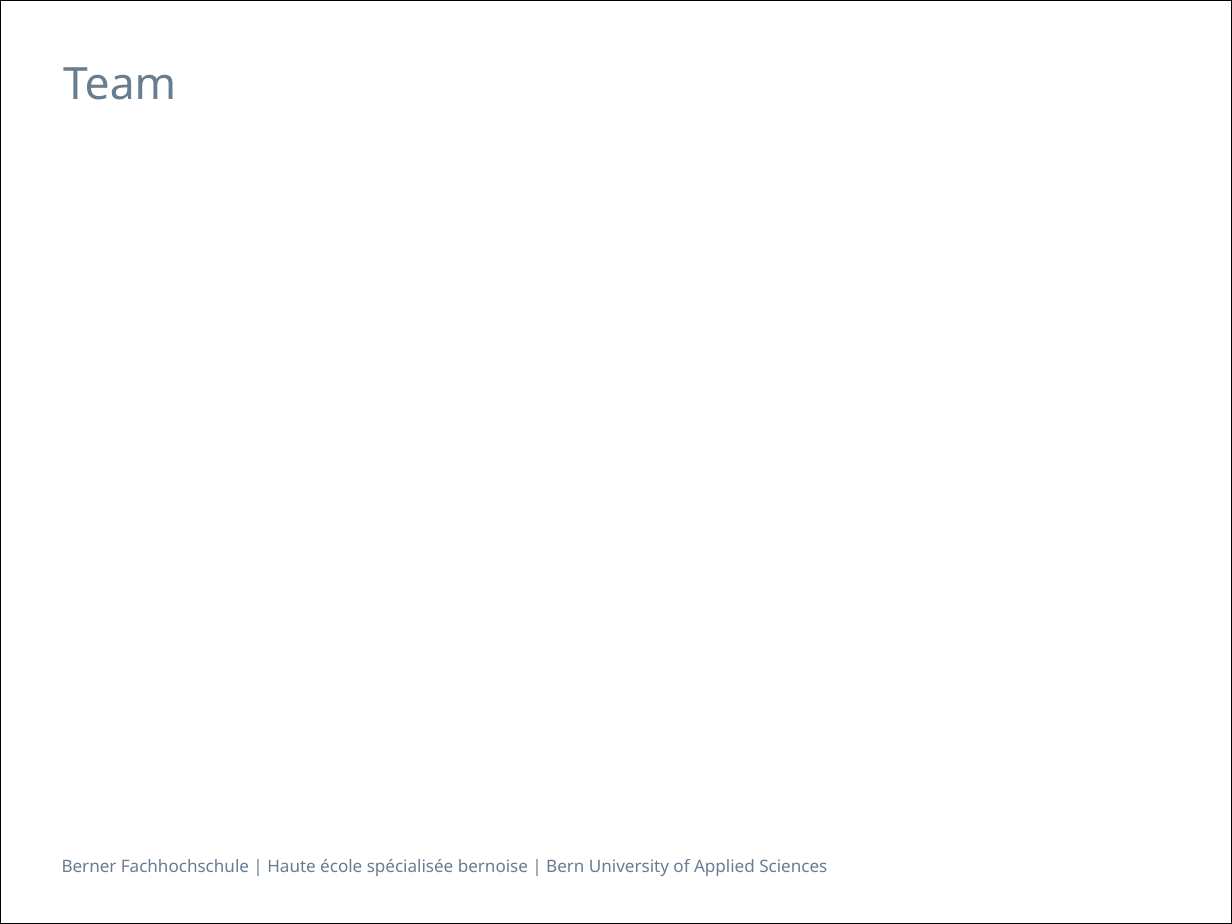
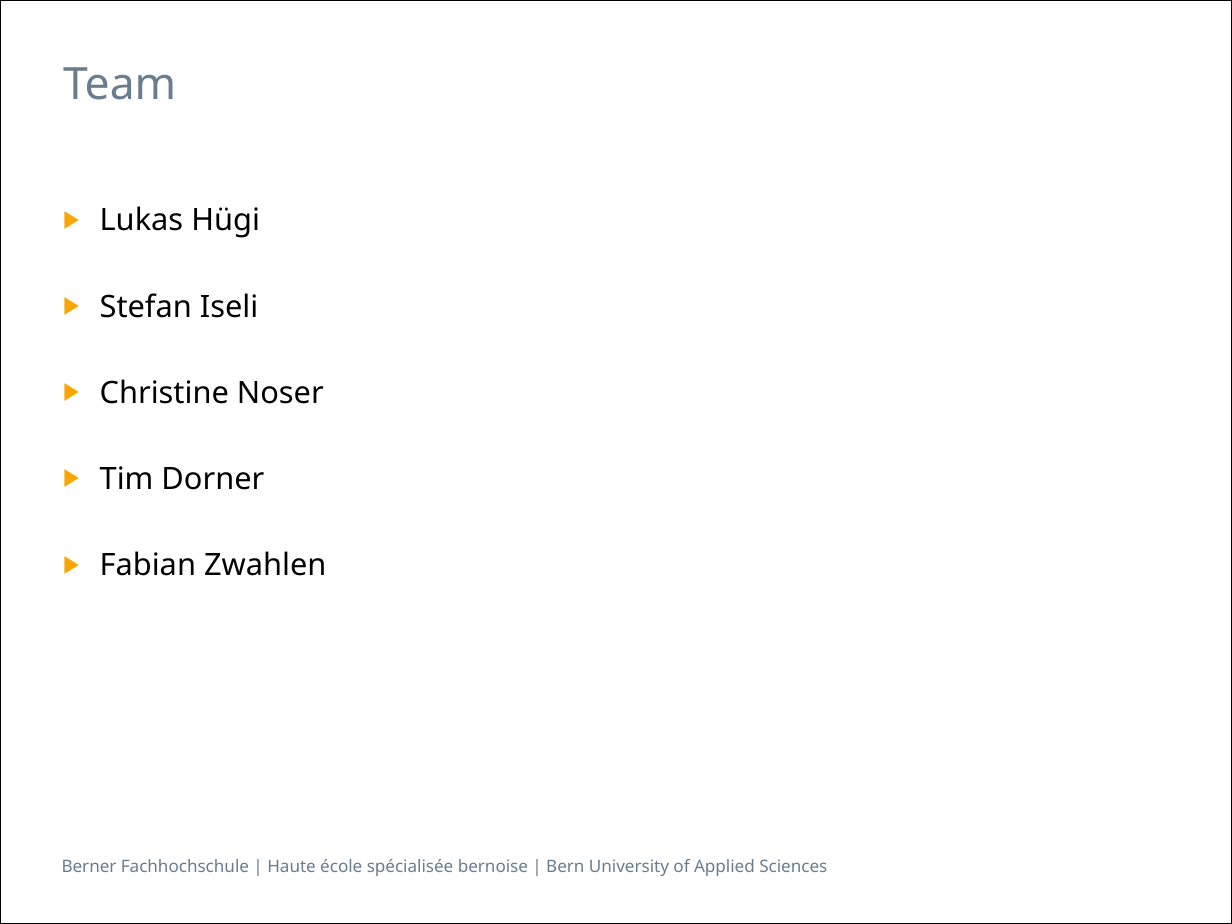
Before and after one commit to isels1/ch.bfh.btx8081.w2015.blue, a slide deck: slide 13 of doc/task14/Task14.pptx. Drawn at 1232x924 pixels with LibreOffice and Linux fonts; fonts in the diff are those of the drawing. Boxes give left, top, right and bottom in pixels: in the first picture for what was removed or moved away, otherwise in the second. Text is boxed around its words. In the diff, an @@ line names an element or a change of style, - is before the commit and + after.

```diff
--- a/doc/task14/Task14.pptx
+++ b/doc/task14/Task14.pptx
@@ text added at (x1=100, y1=206, x2=326, y2=576), 18 pt, text #000000 @@
+▶ Lukas Hügi
+▶ Stefan Iseli
+▶ Christine Noser
+▶ Tim Dorner
+▶ Fabian Zwahlen
```
Also in this commit, not shown: 1 other slide changed.
